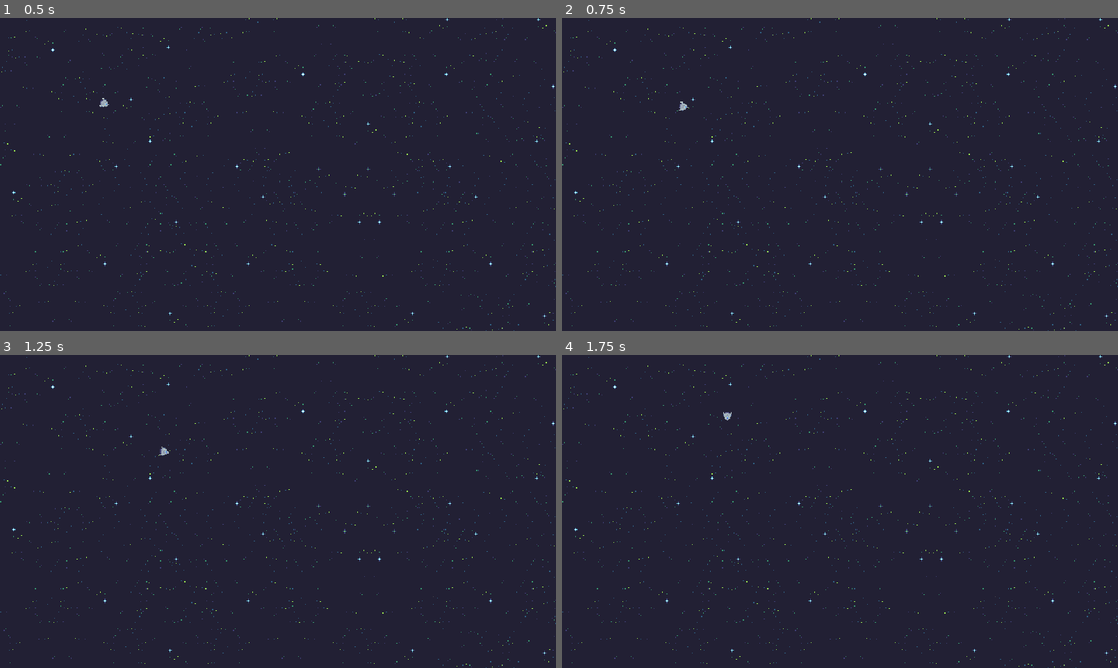
Above: before the commit, frames 1-4 (two rows, left to right).
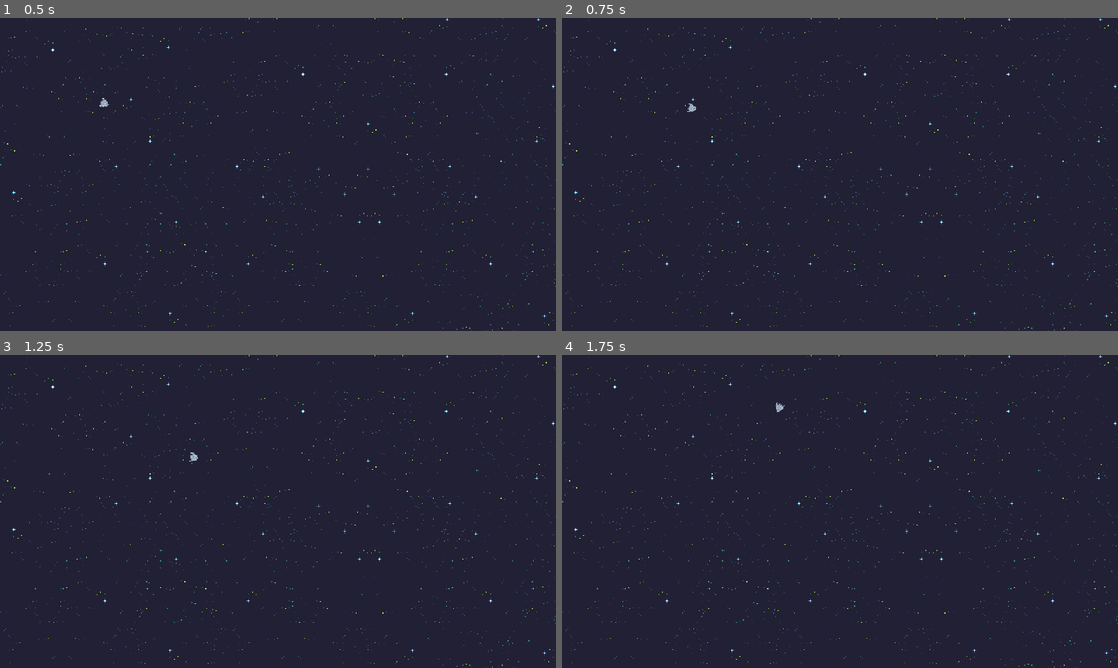
Above: after the commit, the same moments.

Repository: SlipperyJAMS/SlipperyJAMS.github.io
Game: Godot game, scene res://Scenes/Level1.tscn
The game is run twice, just before and just after one commit, with the same random seed, the same clock (stepped at 60 frames per second) and the same inputs.
Inputs (mouse positions are in pixels of both pictures, inside the frame that each line leads up to):
- Up to frame 1 (0.5 s): no input
- Up to frame 2 (0.75 s): tap Enter at 0.5 s; move the mouse to (962, 158) at 0.52 s; hold Up (move_forward) from 0.53 s (still down)
- Up to frame 3 (1.25 s): keep holding Up (move_forward)
- Up to frame 4 (1.75 s): move the mouse to (728, 527) at 1.27 s; release Up (move_forward) at 1.28 s; hold Down (move_backward) from 1.28 s (still down)

Frame 1 is identical in both runs. In frame 2, less than 0.1% of the frame differs, in the area x 21-25%, y 26-30%; in frame 3, less than 0.1%, in the area x 28-36%, y 29-34%; in frame 4, less than 0.1%.

Commit message:
Update playership.gd
sdaf

Diff:
--- a/project/Scenes/Player/playership.gd
+++ b/project/Scenes/Player/playership.gd
@@ -11,7 +11,7 @@
 	look_at(get_global_mouse_position())
 	var movement_vector = get_movement_vector()
 	var direction = movement_vector.normalized().rotated(rotation)
-	global_position += direction * delta * 100
+	global_position += direction * delta * 150
 
 func get_movement_vector():
 	var forward_movement = Input.get_action_strength("move_forward") - Input.get_action_strength("move_backward")
